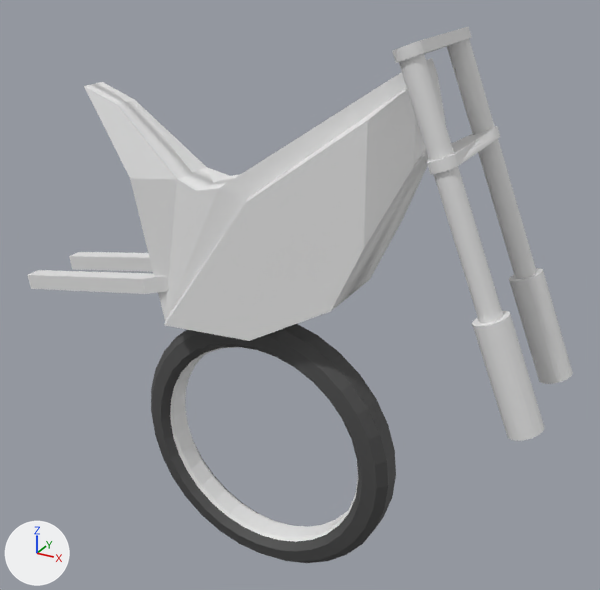
Renders of the FBX model Content/Meshes/Bike_Wheel.fbx from each side of a commit.
The view is the same before and after, from a 50 mm camera at (0.957, -1.556, 1.212) aimed at (0.068, 0.06, 0.403). The axes (+X, +Y, +Z) are drawn at lower left. The lights are the same throughout. Objects named as collision shapes, trigger or cutter boxes, shadow casters or lower levels of detail are left out. Where no turn or scale is listed for an object, it has been applied to the vertices. Vertices at the same position are counted once.

The first picture shows 'Body', 'Fork', 'Suspension', 'SwingArm', 'Wheel'.
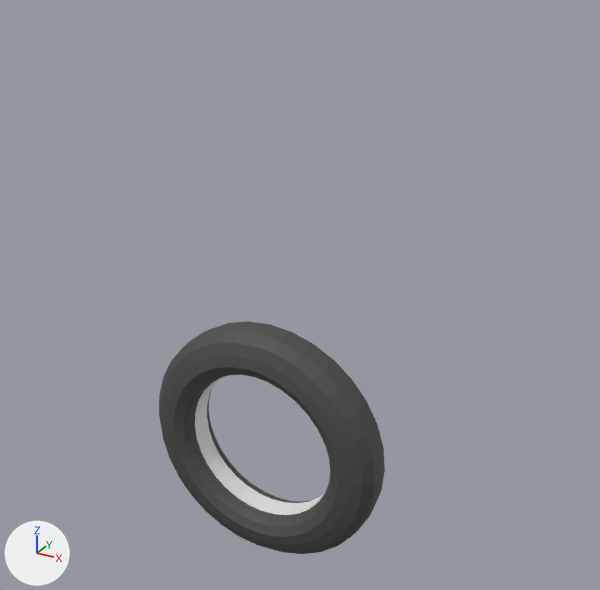
What differs and where, as boxes (x1, y1, x2, y2) in the pictures (600 x 590 px):
'Body', deleted
    before: (84, 58, 446, 341)
'Wheel', reshaped, rescaled (8% narrower)
    before: (151, 324, 396, 563)
    after: (159, 321, 385, 554)
'Fork', deleted
    before: (392, 26, 537, 323)
'Suspension', deleted
    before: (472, 268, 573, 441)
'SwingArm', deleted
    before: (28, 252, 168, 294)

The edits, one by one:
me_cylinder_002 is used by ob_wheel; location (0.0, 0.0, 0.0); scale (1.19, 1.19, 1.19).
me_cylinder_002 had 320 vertices, 320 faces and spanned x -0.296..0.296, y -0.044..0.044, z -0.296..0.296.
me_cylinder_002 now has 512 vertices, 512 faces and spans x -0.325..0.325, y -0.07..0.07, z -0.325..0.325.
me_cylinder_002 part 1: 320 vertices removed from x -0.296..0.296, y -0.044..0.044, z -0.296..0.296; 512 vertices added at x -0.325..0.325, y -0.07..0.07, z -0.325..0.325.
Object 'SwingArm' (ob_swingarm) is deleted.
Object 'Body' (ob_body) is deleted.
Object 'Fork' (ob_fork) is deleted.
Object 'Suspension' (ob_suspension) is deleted.
Object 'Wheel' (ob_wheel) is rescaled from (1.19, 1.19, 1.19) to (1.0, 1.0, 1.0).
